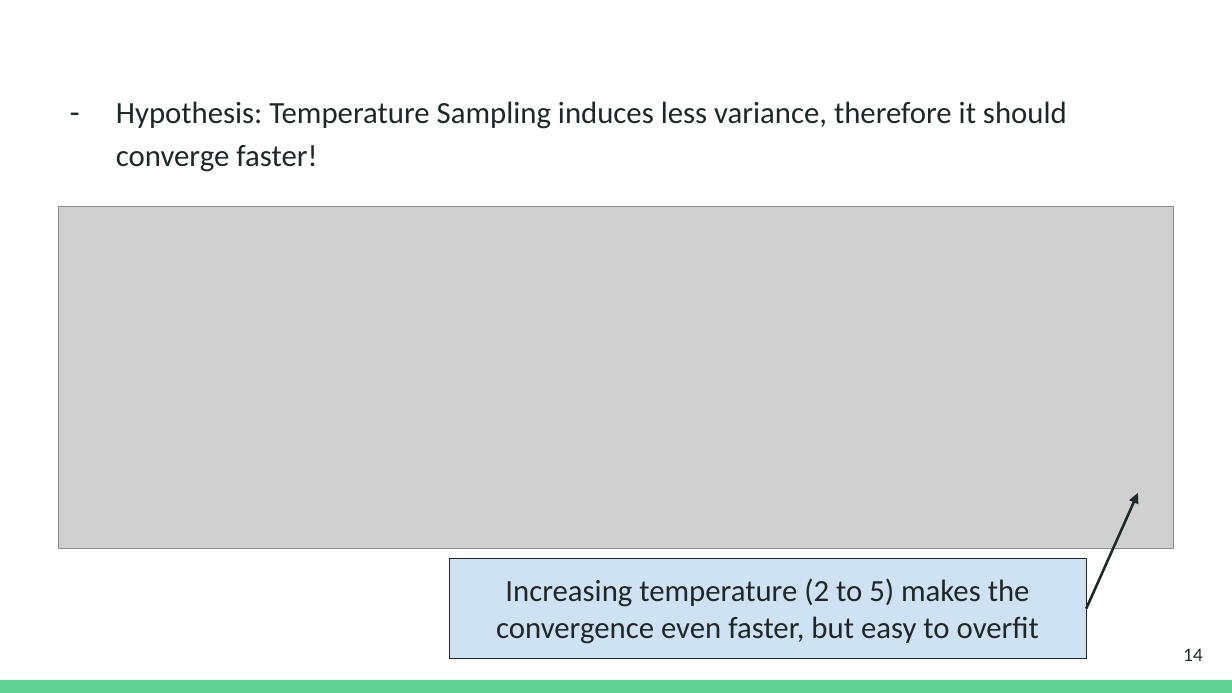
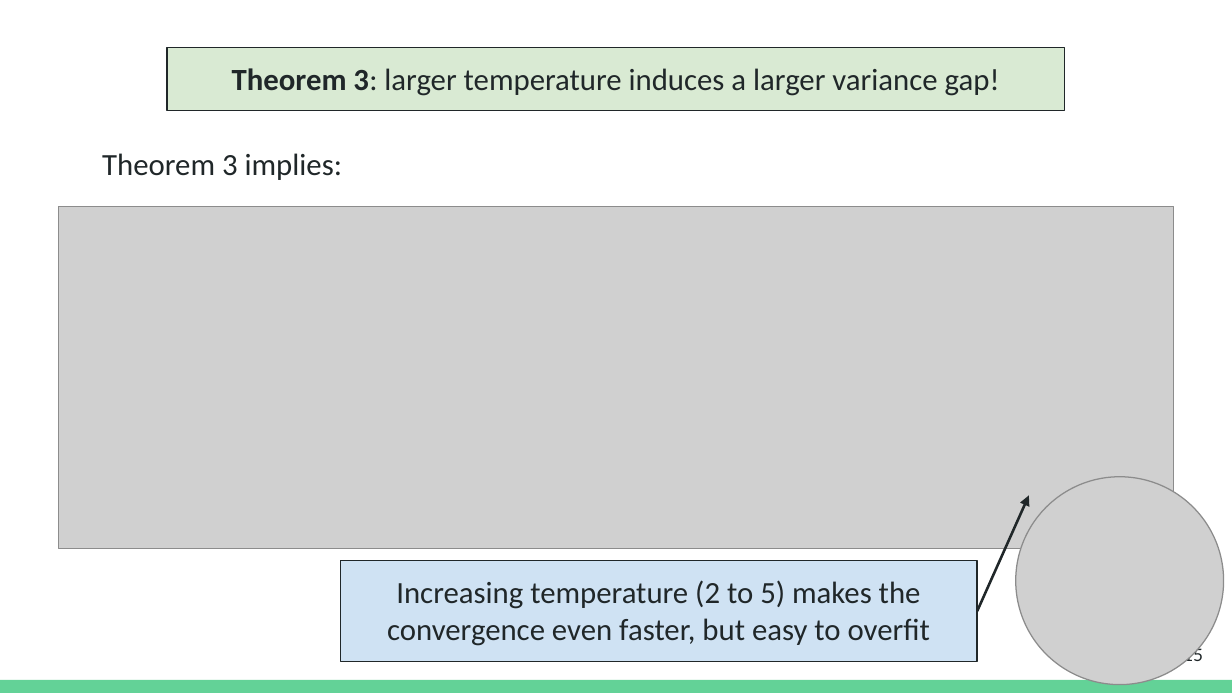
Before and after one commit to danyaljj/homepage, a slide deck: slide 15 of files/2025_cooldown/Cooldown_NAACL_2025_10min.pptx (slide 14 before the commit). Drawn at 1232x693 pixels with LibreOffice and Linux fonts; fonts in the diff are those of the drawing; grey boxes stand for pictures. Boxes give left, top, right and bottom in pixels: in the first picture for what was removed or moved away, otherwise in the second. Text is boxed around its words. In the diff, an @@ line names an element or a change of style, - is before the commit and + after.

```diff
--- a/files/2025_cooldown/Cooldown_NAACL_2025_10min.pptx
+++ b/files/2025_cooldown/Cooldown_NAACL_2025_10min.pptx
@@ rectangle added at bbox=[168, 48, 1066, 111], fill #D9EAD3, outline #202729 0.75 pt, 18 pt, text #202729 @@
+Theorem 3: larger temperature induces a larger variance gap!
@@ text removed at bbox=[116, 101, 1067, 172] @@
-– Hypothesis: Temperature Sampling induces less variance, therefore it should converge faster!
@@ text added at bbox=[102, 153, 342, 180], 18 pt, text #202729 @@
+Theorem 3 implies:
@@ picture added at bbox=[1015, 477, 1223, 685] @@
@@ arrow moved from (1087, 609) - (1138, 493) to (977, 611) - (1029, 495) @@
@@ rectangle "Increasing temperature (2 to 5) ...": place and size @@
-rectangle "Increasing temperature (2 to 5) ..." at bbox=[450, 558, 1087, 659]
+rectangle "Increasing temperature (2 to 5) ..." at bbox=[340, 561, 977, 662]
@@ page number at bbox=[1183, 647, 1203, 666]: text changed @@
-14
+15
```
Also in this commit, not shown: 15 other slides changed, 5 slides added, 6 slides removed, 3 other files.
